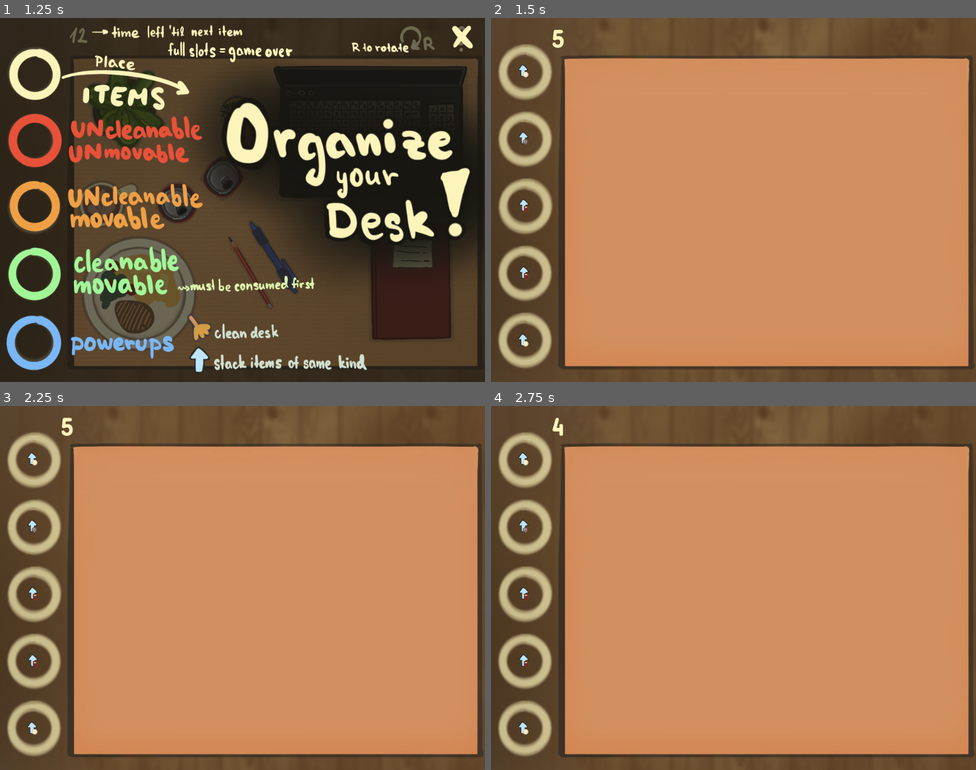
Above: before the commit, frames 1-4 (two rows, left to right).
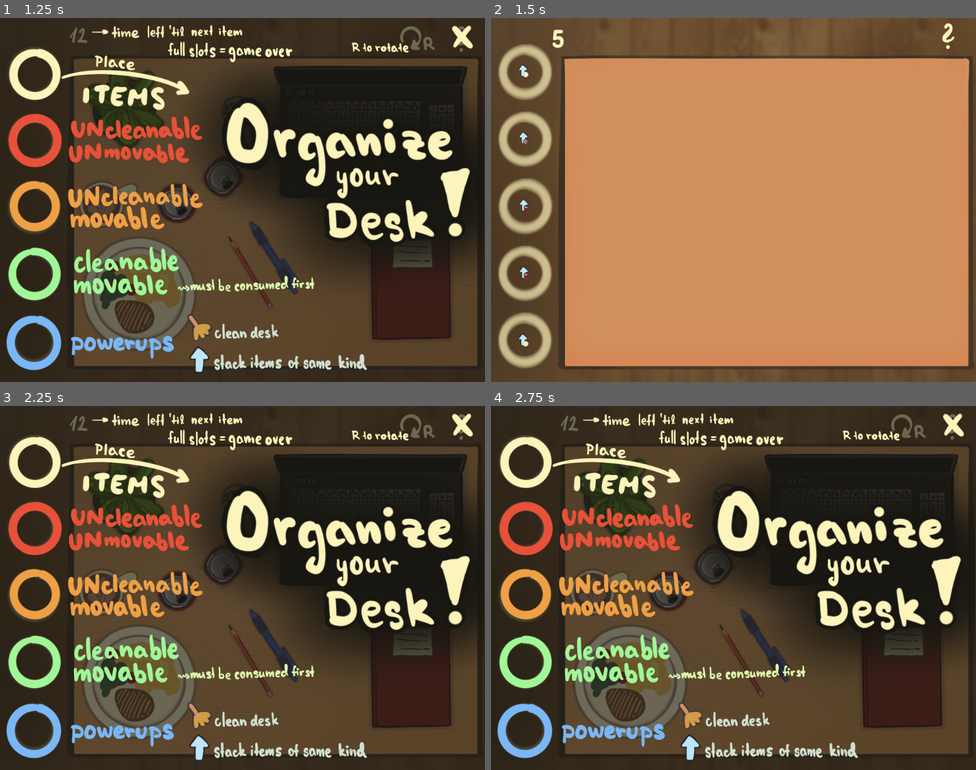
Above: after the commit, the same moments.

Repository: Nekaque/GJTraining
Game: Godot game, scene res://scenes/menu.tscn
The game is run twice, just before and just after one commit, with the same random seed, the same clock (stepped at 60 frames per second) and the same inputs.
Inputs (mouse positions are in pixels of both pictures, inside the frame that each line leads up to):
- Up to frame 1 (1.25 s): click (242, 167) at 0.5 s
- Up to frame 2 (1.5 s): click (951, 36) at 1.25 s
- Up to frame 3 (2.25 s): click (460, 424) at 2.02 s
- Up to frame 4 (2.75 s): no input

Frame 1 is identical in both runs. In frame 2, less than 0.1% of the frame differs, in the area x 93-96%, y 1-9%; in frame 3, 99%; in frame 4, 99%, in the area x 0-100%, y 0-100%.

Commit message:
help added

Diff:
--- a/scenes/main.tscn
+++ b/scenes/main.tscn
@@ -1,8 +1,9 @@
-[gd_scene load_steps=22 format=3 uid="uid://dcw1ii08dfkpe"]
+[gd_scene load_steps=23 format=3 uid="uid://dcw1ii08dfkpe"]
 
 [ext_resource type="Texture2D" uid="uid://ycdnt5vei0jm" path="res://assets/backgrounds/layout_temp.png" id="1_o5qli"]
 [ext_resource type="Script" path="res://scripts/main.gd" id="1_sugp2"]
-[ext_resource type="StyleBox" uid="uid://cifss01wnwc3s" path="res://assets/circle.tres" id="3_jyhfs"]
+[ext_resource type="Texture2D" uid="uid://bdx7jikb8qqvu" path="res://assets/buttons/help1.png" id="2_txiky"]
+[ext_resource type="Texture2D" uid="uid://ddvpeq4aqjvoa" path="res://assets/buttons/help2.png" id="3_5hqo2"]
 [ext_resource type="Texture2D" uid="uid://dlmovbcnn1a7k" path="res://assets/backgrounds/table.png" id="4_jyhfs"]
 [ext_resource type="Texture2D" uid="uid://qkipgbo7m238" path="res://assets/backgrounds/tutorial.png" id="5_tbgi4"]
 [ext_resource type="Texture2D" uid="uid://bmb0qrjhpwd5b" path="res://assets/buttons/cross.png" id="6_tefeu"]
@@ -75,19 +76,6 @@
 position = Vector2(512, 384)
 texture = ExtResource("1_o5qli")
 
-[node name="B1" type="Button" parent="."]
-visible = false
-offset_left = 11.0
-offset_top = 57.0
-offset_right = 131.0
-offset_bottom = 177.0
-size_flags_horizontal = 4
-size_flags_vertical = 4
-mouse_filter = 2
-mouse_force_pass_scroll_events = false
-theme_override_styles/disabled = ExtResource("3_jyhfs")
-disabled = true
-
 [node name="Table" type="Area2D" parent="."]
 position = Vector2(519, 400)
 
@@ -110,6 +98,14 @@
 theme_override_fonts/font = ExtResource("8_3xlq0")
 theme_override_font_sizes/font_size = 54
 text = "12"
+
+[node name="help" type="TextureButton" parent="."]
+offset_left = 950.0
+offset_top = 7.0
+offset_right = 990.0
+offset_bottom = 70.0
+texture_normal = ExtResource("2_txiky")
+texture_hover = ExtResource("3_5hqo2")
 
 [node name="Tutorial" type="CanvasLayer" parent="."]
 process_mode = 3
@@ -197,6 +193,7 @@
 frame_progress = 0.104693
 
 [connection signal="timeout" from="Timer" to="." method="_on_timer_timeout"]
+[connection signal="pressed" from="help" to="." method="_on_help_pressed"]
 [connection signal="mouse_entered" from="Tutorial/cross" to="." method="_on_cross_mouse_entered"]
 [connection signal="mouse_exited" from="Tutorial/cross" to="." method="_on_cross_mouse_exited"]
 [connection signal="pressed" from="Tutorial/cross" to="." method="_on_texture_button_pressed"]
--- a/scripts/main.gd
+++ b/scripts/main.gd
@@ -21,8 +21,12 @@
 
 func _ready() -> void:
 	generate()
-	$Tutorial.visible = Coll.tutorial
-	get_tree().paused = Coll.tutorial
+	tut(true)
+
+func tut(show):
+	$Tutorial.visible = show
+	get_tree().paused = show
+
 
 func generate():
 	scale = Vector2(0.8, 0.8)
@@ -117,9 +121,7 @@
 
 
 func _on_texture_button_pressed() -> void:
-	$Tutorial.visible = false
-	Coll.tutorial = false
-	get_tree().paused = false
+	tut(false)
 
 
 func _on_button_pressed() -> void:
@@ -141,3 +143,7 @@
 func _on_main_menu_mouse_exited() -> void: Input.set_custom_mouse_cursor(default, 0, Vector2(2,2))
 func _on_cross_mouse_entered() -> void: Input.set_custom_mouse_cursor(hover)
 func _on_cross_mouse_exited() -> void: Input.set_custom_mouse_cursor(default, 0, Vector2(2,2))
+
+
+func _on_help_pressed() -> void:
+	tut(true)
Binary file added: assets/buttons/help1.png
Not shown, added: assets/buttons/help1.png.import
Binary file added: assets/buttons/help2.png
Not shown, added: assets/buttons/help2.png.import
